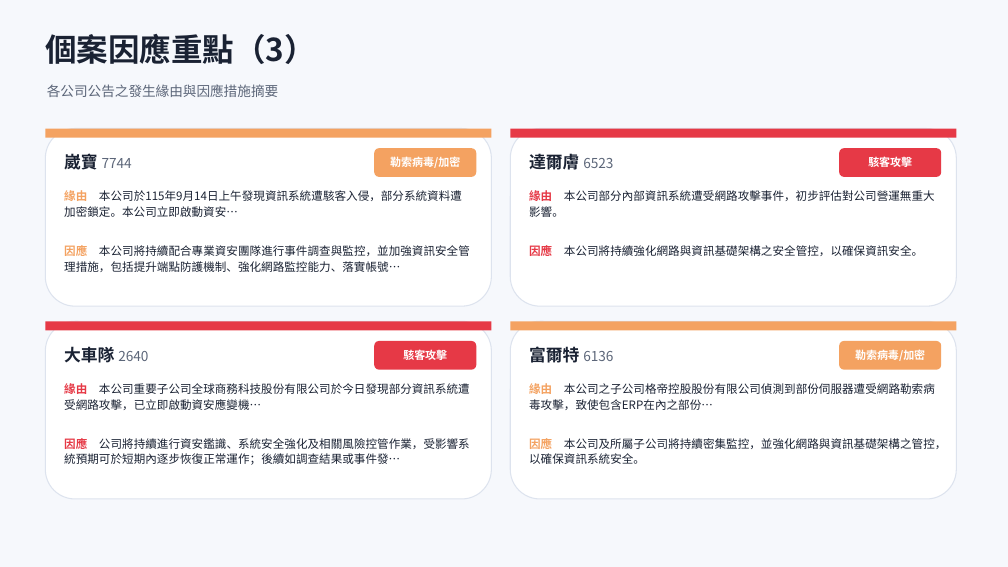
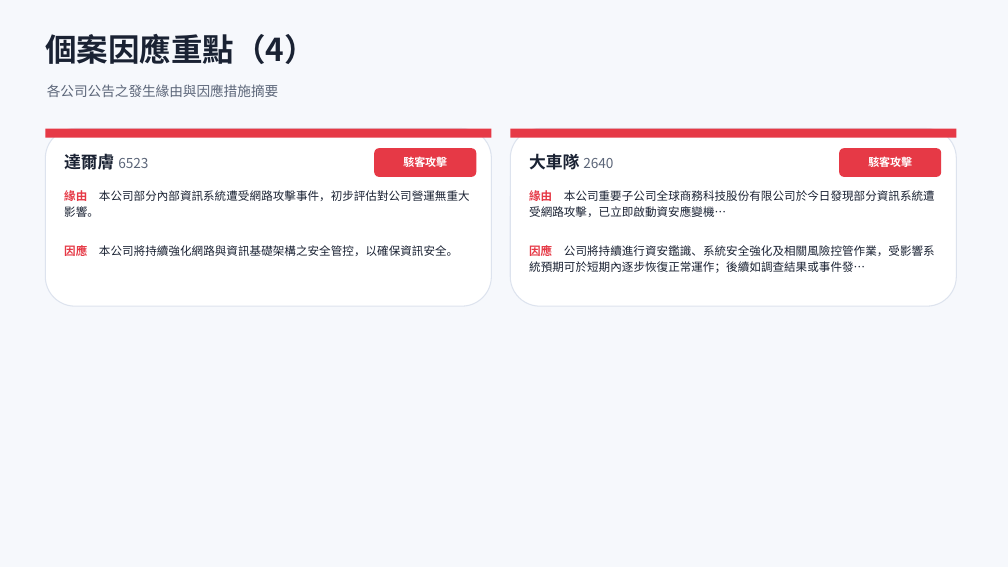
Before and after one commit to Johnnylin77/mops-isec-monitor, a slide deck: slide 9 of 資安事件因應分析.pptx (slide 8 before the commit). Drawn at 1008x567 pixels with LibreOffice and Linux fonts; fonts in the diff are those of the drawing. Boxes give left, top, right and bottom in pixels: in the first picture for what was removed or moved away, otherwise in the second. Text is boxed around its words. In the diff, an @@ line names an element or a change of style, - is before the commit and + after.

```diff
--- a/資安事件因應分析.pptx
+++ b/資安事件因應分析.pptx
@@ text at (45,34,316,64): text changed @@
-個案因應重點（3）
+個案因應重點（4）
@@ rectangle at (45,129,492,138): fill #F4A261 to #E63946 @@
@@ rounded rectangle at (374,148,476,177): fill #F4A261 to #E63946 @@
@@ text at (64,151,148,173): text changed @@
-崴寶 7744
+達爾膚 6523
@@ text at (403,155,447,170): text changed @@
-勒索病毒/加密
+駭客攻擊
@@ text at (529,153,613,170): text changed @@
-達爾膚 6523
+大車隊 2640
@@ text at (64,190,470,217): text changed @@
-緣由 本公司於115年9月14日上午發現資訊系統遭駭客入侵，部分系統資料遭加密鎖定。本公司立即啟動資安…
+緣由 本公司部分內部資訊系統遭受網路攻擊事件，初步評估對公司營運無重大影響。
@@ text at (529,190,935,217): text changed @@
-緣由 本公司部分內部資訊系統遭受網路攻擊事件，初步評估對公司營運無重大影響。
+緣由 本公司重要子公司全球商務科技股份有限公司於今日發現部分資訊系統遭受網路攻擊，已立即啟動資安應變機…
@@ text at (64,243,458,259): text changed @@
-因應 本公司將持續配合專業資安團隊進行事件調查與監控，並加強資訊安全管理措施，包括提升端點防護機制、強化網路監控能力、落實帳號…
+因應 本公司將持續強化網路與資訊基礎架構之安全管控，以確保資訊安全。
@@ text at (529,243,935,273): text changed @@
-因應 本公司將持續強化網路與資訊基礎架構之安全管控，以確保資訊安全。
+因應 公司將持續進行資安鑑識、系統安全強化及相關風險控管作業，受影響系統預期可於短期內逐步恢復正常運作；後續如調查結果或事件發…
@@ rounded rectangle removed at (45,321,492,499) @@
@@ rectangle removed at (45,321,492,330) @@
@@ rounded rectangle removed at (510,321,957,499) @@
@@ rectangle removed at (510,321,957,330) @@
@@ text removed at (64,346,148,363) @@
-大車隊 2640
@@ rounded rectangle removed at (374,341,476,370) @@
@@ text removed at (403,348,447,363) @@
-駭客攻擊
@@ text removed at (529,344,613,366) @@
-富爾特 6136
@@ rounded rectangle removed at (839,341,941,370) @@
@@ text removed at (855,350,925,361) @@
-勒索病毒/加密
@@ text removed at (64,383,470,410) @@
-緣由 本公司重要子公司全球商務科技股份有限公司於今日發現部分資訊系統遭受網路攻擊，已立即啟動資安應變機…
@@ text removed at (529,383,935,410) @@
-緣由 本公司之子公司格帝控股股份有限公司偵測到部份伺服器遭受網路勒索病毒攻擊，致使包含ERP在內之部份…
@@ text removed at (64,436,470,465) @@
-因應 公司將持續進行資安鑑識、系統安全強化及相關風險控管作業，受影響系統預期可於短期內逐步恢復正常運作；後續如調查結果或事件發…
@@ text removed at (529,438,946,464) @@
-因應 本公司及所屬子公司將持續密集監控，並強化網路與資訊基礎架構之管控，以確保資訊系統安全。
```
Also in this commit, not shown: 6 other slides changed, 1 slide added, 2 other files.
